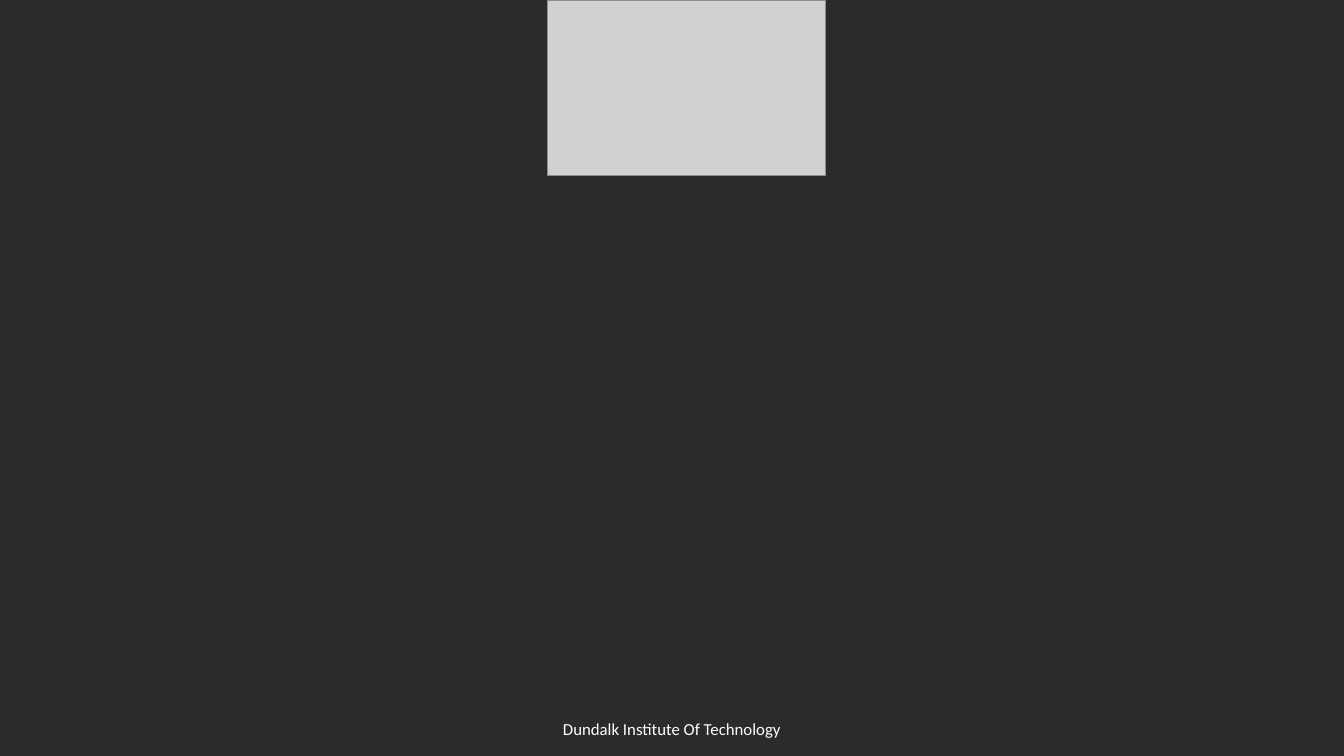
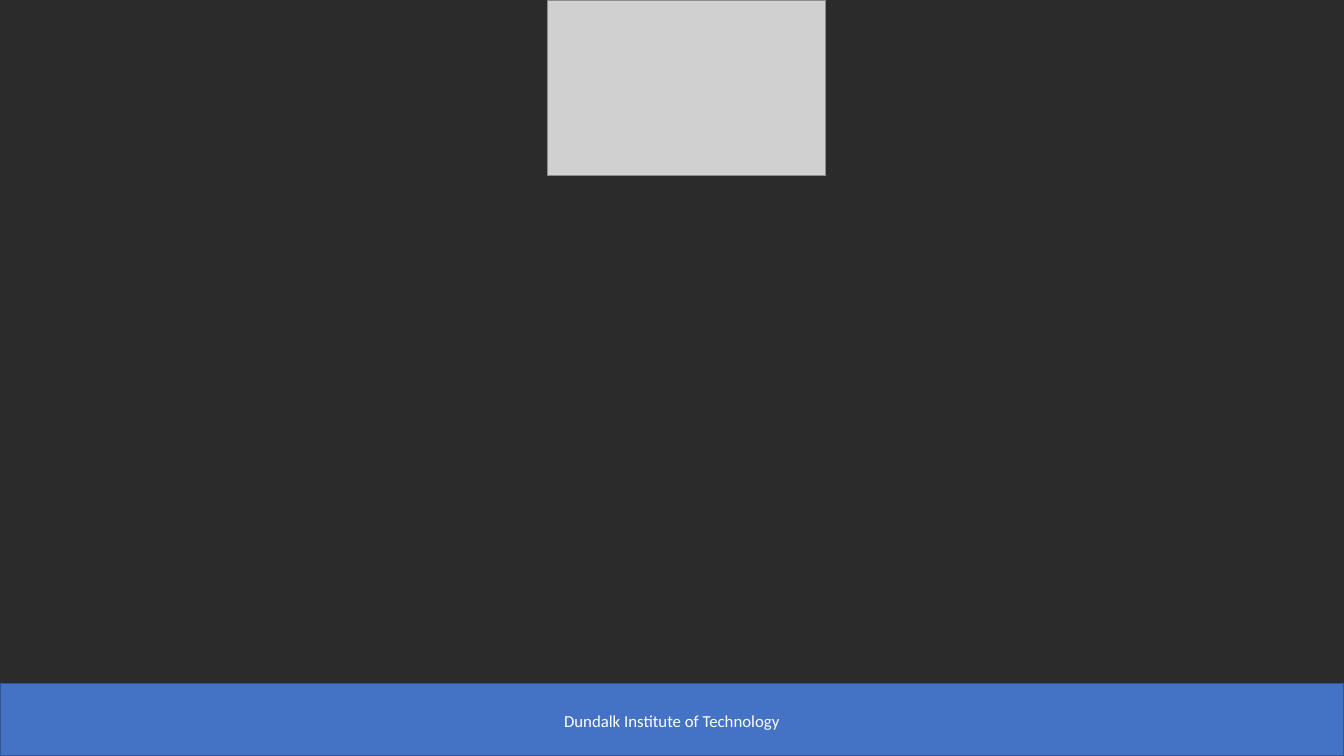
Before and after one commit to sujilkumarkm/desertion_dkit_msc_2022_sep, a slide deck: slide 14 of mani_sujil_dessertation_ppt.pptx (slide 12 before the commit). Drawn at 1344x756 pixels with LibreOffice and Linux fonts; fonts in the diff are those of the drawing; grey boxes stand for pictures; background and template pictures are left out; a plain dark background stands for a picture behind light text. Boxes give left, top, right and bottom in pixels: in the first picture for what was removed or moved away, otherwise in the second. Text is boxed around its words. In the diff, an @@ line names an element or a change of style, - is before the commit and + after.

```diff
--- a/mani_sujil_dessertation_ppt.pptx
+++ b/mani_sujil_dessertation_ppt.pptx
@@ rectangle added at <box>0,684,1344,756</box>, fill #4472C4, outline #325491 1 pt @@
@@ text at <box>564,715,780,730</box>: text changed @@
-Dundalk Institute Of Technology
+Dundalk Institute of Technology
```
Also in this commit, not shown: 7 other slides changed, 4 slides added, 2 slides removed.
